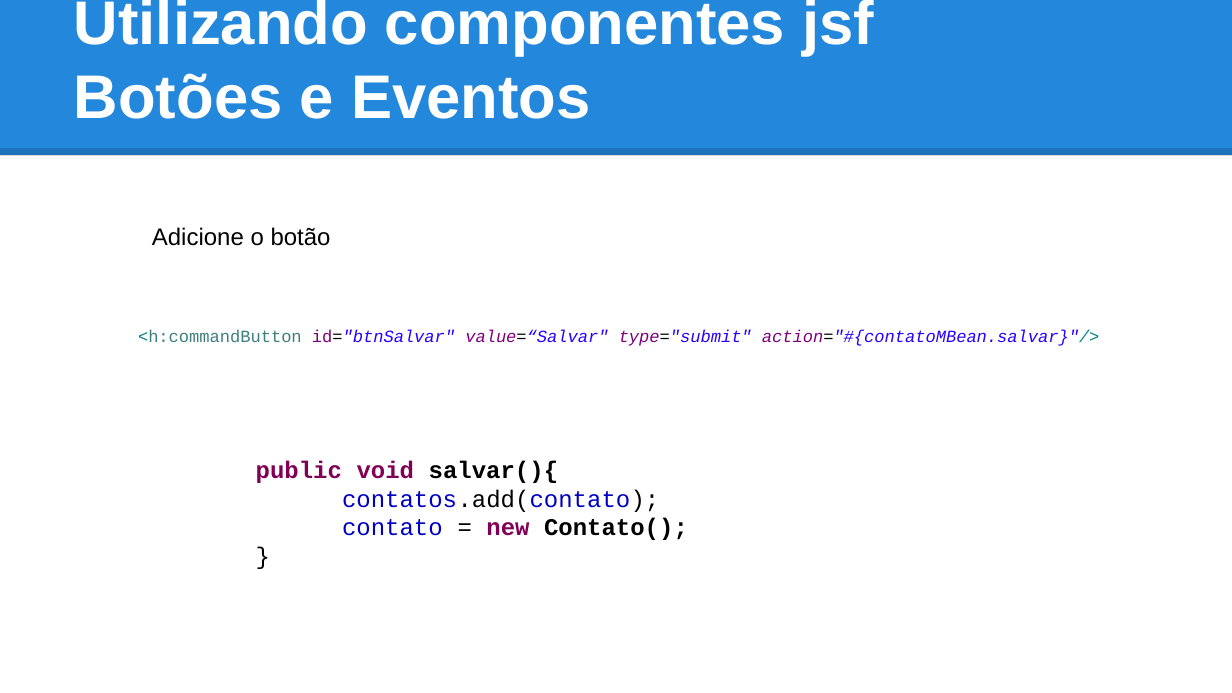
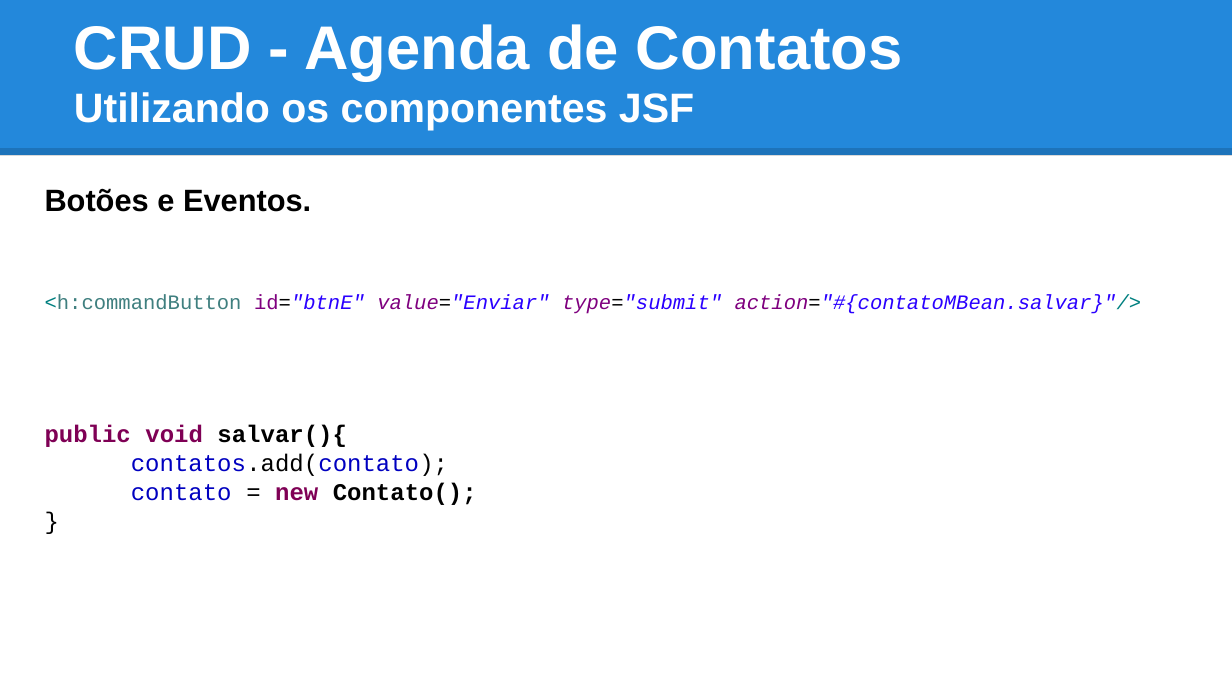
Before and after one commit to tiagogoncalves/jsf_workshop, a slide deck: slide 50 of apresentacao/slide_jsf_prime_faces.pptx (slide 47 before the commit). Drawn at 1232x693 pixels with LibreOffice and Linux fonts; fonts in the diff are those of the drawing. Boxes give left, top, right and bottom in pixels: in the first picture for what was removed or moved away, otherwise in the second. Text is boxed around its words. In the diff, an @@ line names an element or a change of style, - is before the commit and + after.

```diff
--- a/apresentacao/slide_jsf_prime_faces.pptx
+++ b/apresentacao/slide_jsf_prime_faces.pptx
@@ title at (74, 24, 903, 131): text changed; size 36 to 24 pt @@
-Utilizando componentes jsf
-Botões e Eventos
+CRUD - Agenda de Contatos
+Utilizando os componentes JSF
@@ text added at (45, 188, 311, 212), 18 pt, text #000000, bold @@
+Botões e Eventos.
@@ text removed at (152, 227, 331, 246) @@
-Adicione o botão
@@ text at (45, 295, 1142, 314): text changed; size 10 to 12 pt @@
-<h:commandButton id="btnSalvar" value=“Salvar" type="submit" action="#{contatoMBean.salvar}"/>
+<h:commandButton id="btnE" value="Enviar" type="submit" action="#{contatoMBean.salvar}"/>
@@ text "public void salvar(){": place and size @@
-text "public void salvar(){" at (256, 460, 688, 540)
+text "public void salvar(){" at (45, 425, 477, 505)
```
Also in this commit, not shown: 21 other slides changed, 6 slides added, 1 slide removed, 2 other files.
